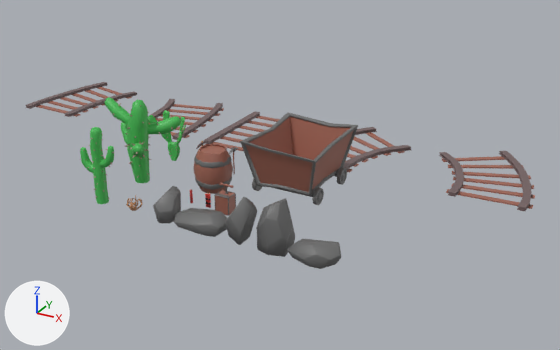
The Blender file Modelos/breder cowboy/breder semestre2 semana 1.blend: old version first, new version second.
Before and after are seen from a 50 mm camera at (11.32, -11.2, 8.38) aimed at (0.91, 7.73, -1.08). Every picture has the same lights, and +X, +Y and +Z are marked at lower left.

Names of what the first picture shows: 'Barril', 'Barril.Tampa', 'Cactus1', 'Cactus2', 'CarrinhoMina', 'Pedra2', 'Pedra3', 'Pedra4', 'Pedra5', 'Trilho.Curva.Maior.Direita', 'Trilho.Curva.Maior.Esquerda', 'Trilho.Curva.Menor.Direita', 'Trilho.Curva.Menor.Esquerda'.
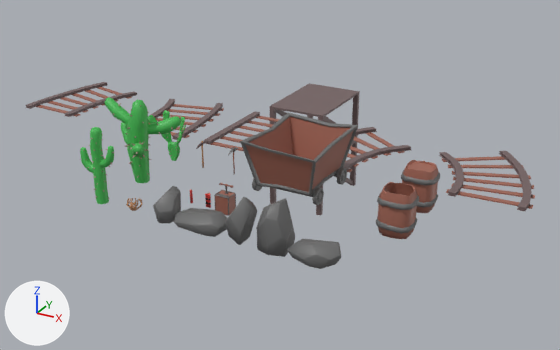
Commit message: modelos mudanças e correções

Pixel boxes (x1, y1, x2, y2) of what changed, in the pictures (560 x 350 px):
'PoanteFerroviaria', added
    after: (270, 83, 360, 216)
'Barril.Aberto', added (brown)
    after: (376, 182, 419, 239)
    faces in mat_material_marrom (brown #a16656): (378, 182, 418, 239)
    faces in mat_material_cinza (dark grey #6c6c6c): (376, 193, 419, 234)
'Barril', deleted (brown)
    before: (193, 144, 233, 194)
    faces in mat_material_marrom (brown #a16656): (193, 144, 233, 194)
    faces in mat_material_cinza (dark grey #6c6c6c): (194, 154, 232, 190)
'Barril.Fechado', added (brown)
    after: (401, 160, 440, 213)
    faces in mat_material_marrom_002 (brown #a16656): (402, 160, 439, 213)
    faces in mat_material_cinza_002 (dark grey #6c6c6c): (401, 170, 440, 208)
'Barril.Tampa', deleted
    before: (200, 146, 225, 154)

The change, as a list of edits to the scene's bpy script:
```text
Add mat_material_cinza_002:
    mat_material_cinza_002 = principled_material('Material.cinza.002')
    mat_material_cinza_002.base_color = (0.15, 0.15, 0.15)  # dark grey #6c6c6c
Add mat_material_marrom_002:
    mat_material_marrom_002 = principled_material('Material.Marrom.002')
    mat_material_marrom_002.base_color = (0.356, 0.133, 0.0931)  # brown #a16656
Add me_cylinder_008:
    me_cylinder_008.from_pydata(...)  # 219 vertices, 197 faces; spans x -0.455..0.46, y -0.423..0.442, z -0.005..1.11
    me_cylinder_008.polygons.foreach_set('use_smooth', [True] * 197)
    # faces by material slot: [116, 81]
    me_cylinder_008.materials.append(mat_material_marrom_002)  # brown #a16656
    me_cylinder_008.materials.append(mat_material_cinza_002)  # dark grey #6c6c6c
Add me_cylinder_003_1:
    me_cylinder_003_1.from_pydata(...)  # 276 vertices, 254 faces; spans x -0.455..0.46, y -0.423..0.442, z -0.005..1.11
    me_cylinder_003_1.polygons.foreach_set('use_smooth', [True] * 254)
    # faces by material slot: [173, 81]
    me_cylinder_003_1.materials.append(mat_material_marrom)  # brown #a16656
    me_cylinder_003_1.materials.append(mat_material_cinza)  # dark grey #6c6c6c
Add me_trilho_002:
    me_trilho_002.from_pydata(...)  # 112 vertices, 98 faces; spans x -1.0..1.0, y -1.54..1.43, z -3.64..0.0
    me_trilho_002.materials.append(mat_material_ferro)  # brown #746161
Remove ob_barril:
    ob_barril = bpy.data.objects.new('Barril', me_cylinder_003)
    ob_barril.location = (1.0, 4.0, 0.0)
Remove ob_barril_tampa:
    ob_barril_tampa = bpy.data.objects.new('Barril.Tampa', me_cylinder_004)
    ob_barril_tampa.location = (1.0, 4.0, 0.0)
Add ob_barril_fechado:
    ob_barril_fechado = bpy.data.objects.new('Barril.Fechado', me_cylinder_008)
    ob_barril_fechado.location = (6.0, 5.5, 0.0)
Add ob_barril_aberto:
    ob_barril_aberto = bpy.data.objects.new('Barril.Aberto', me_cylinder_003_1)
    ob_barril_aberto.location = (6.0, 4.0, 0.0)
Add ob_poanteferroviaria:
    ob_poanteferroviaria = bpy.data.objects.new('PoanteFerroviaria', me_trilho_002)
    ob_poanteferroviaria.location = (0.0, 12.0, 0.0)
```
